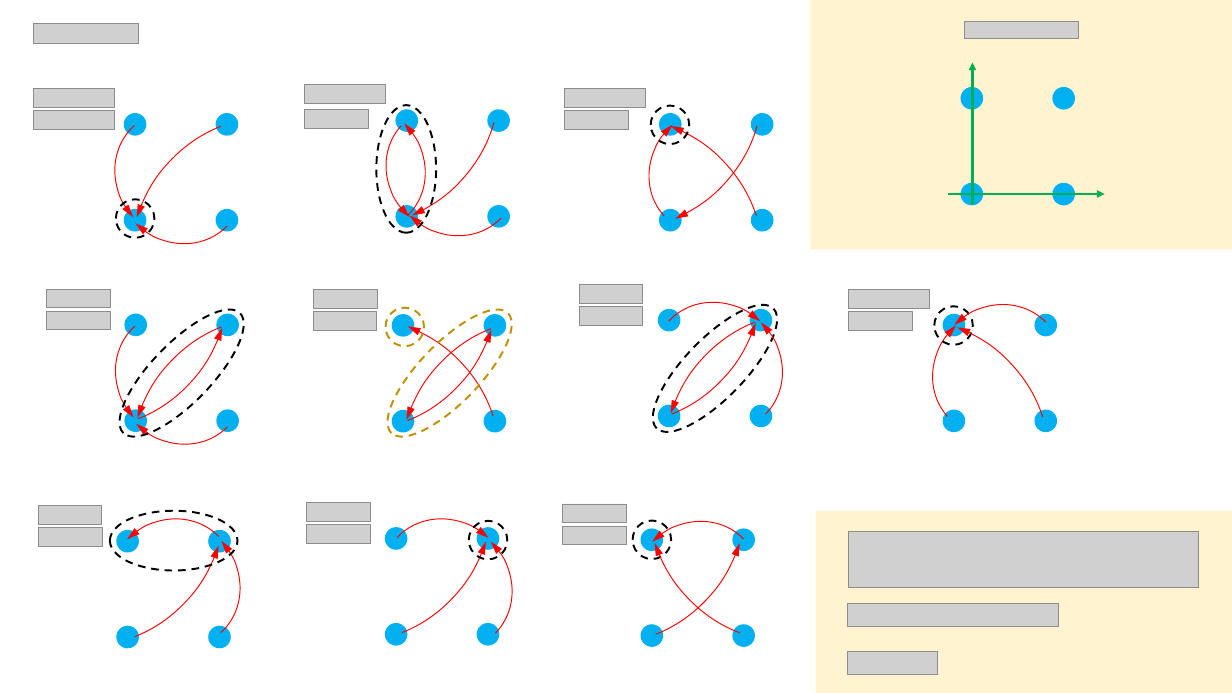
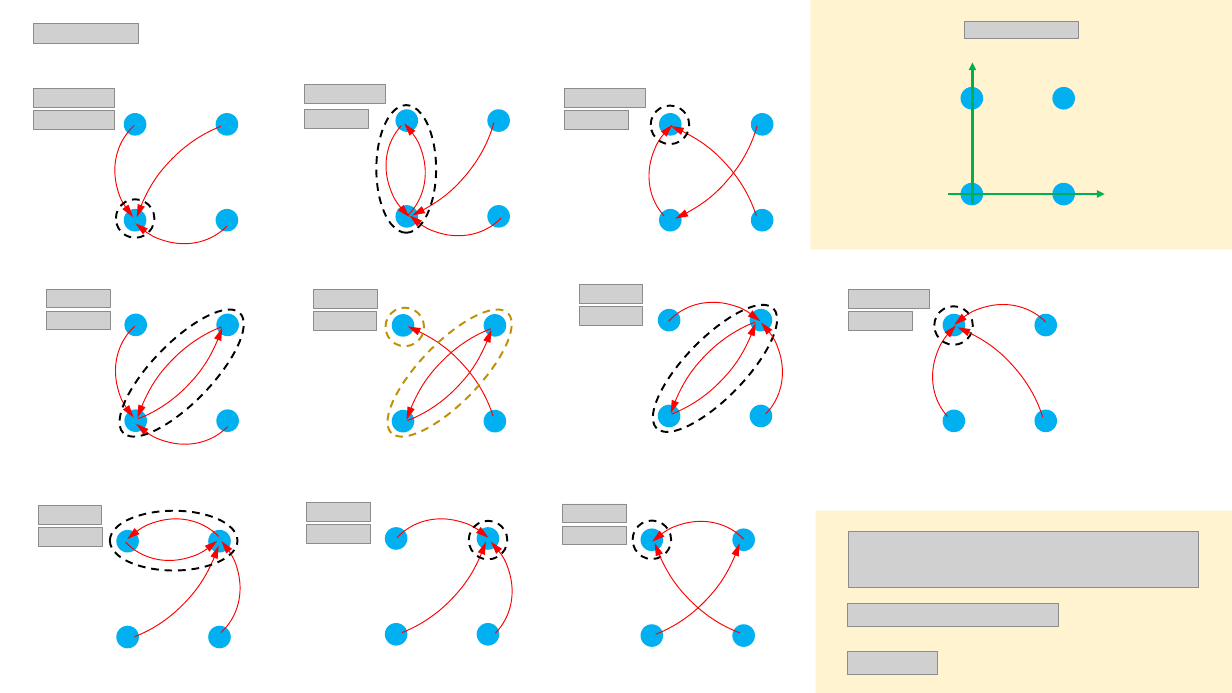
Before and after one commit to Slendercoder/SemilleroMSFS, a slide deck: slide 1 of Semillero_complex.pptx. Drawn at 1232x693 pixels with LibreOffice and Linux fonts; fonts in the diff are those of the drawing; grey boxes stand for pictures; background and template pictures are left out. Boxes give left, top, right and bottom in pixels: in the first picture for what was removed or moved away, otherwise in the second. Text is boxed around its words. In the diff, an @@ line names an element or a change of style, - is before the commit and + after.

```diff
--- a/Semillero_complex.pptx
+++ b/Semillero_complex.pptx
@@ arc (boxed as its full ellipse) added at (83, 405, 266, 588), outline #FF0000 0.75 pt @@
```
Also in this commit, not shown: 2 slides added, 4 other files.
